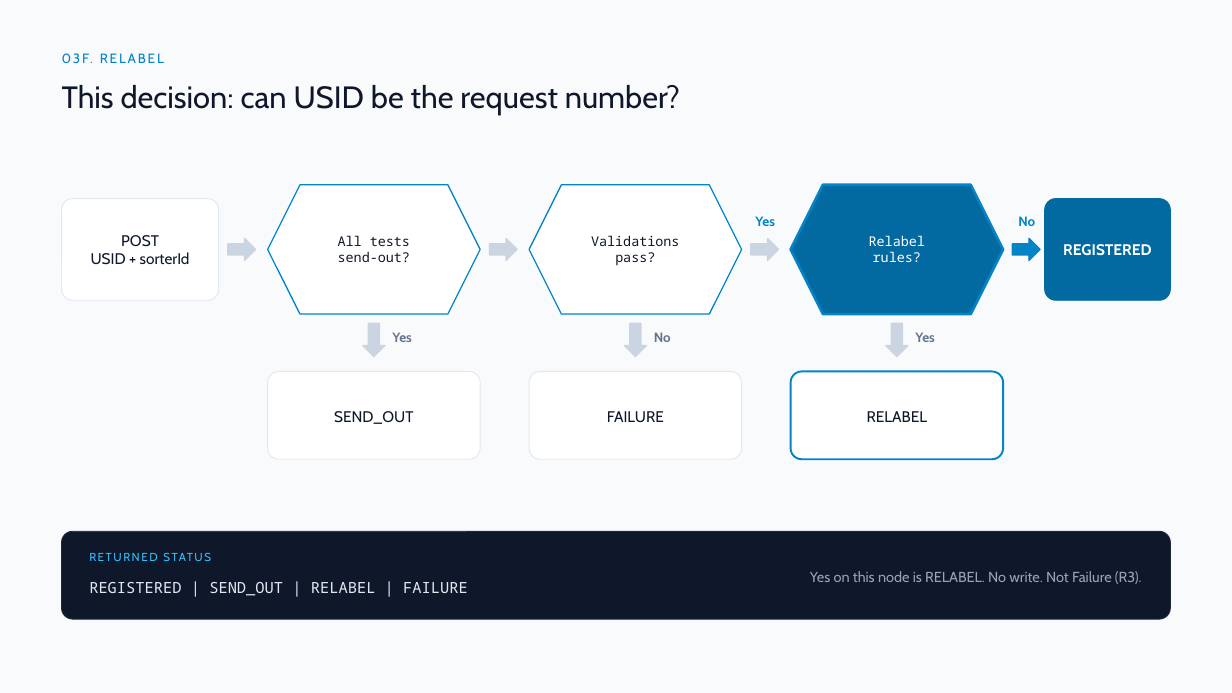
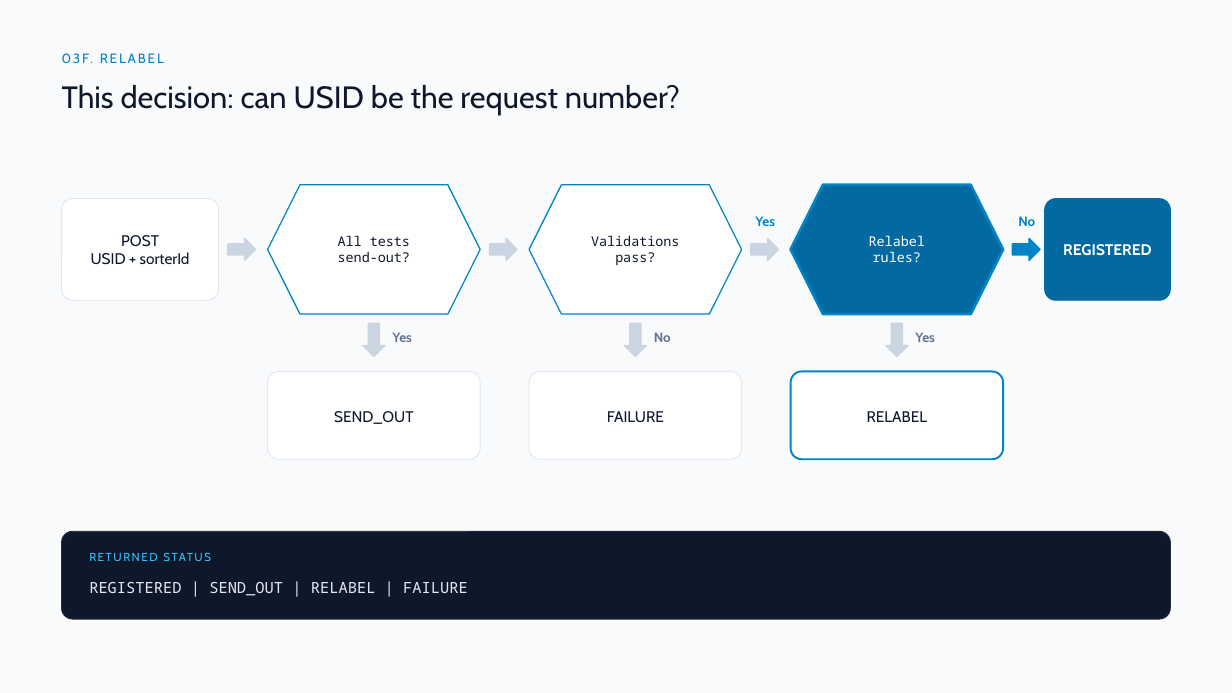
Before and after one commit to DragonChong/HA-Notes, a slide deck: slide 11 of SDLC/Projects/TMP-specimen-sorter-api — Specimen Sorter API/assets/Specimen Sorter API v3.pptx. Drawn at 1232x693 pixels with LibreOffice and Linux fonts; fonts in the diff are those of the drawing. Boxes give left, top, right and bottom in pixels: in the first picture for what was removed or moved away, otherwise in the second. Text is boxed around its words. In the diff, an @@ line names an element or a change of style, - is before the commit and + after.

```diff
--- a/SDLC/Projects/TMP-specimen-sorter-api — Specimen Sorter API/assets/Specimen Sorter API v3.pptx
+++ b/SDLC/Projects/TMP-specimen-sorter-api — Specimen Sorter API/assets/Specimen Sorter API v3.pptx
@@ text removed at (810,571,1142,584) @@
-Yes on this node is RELABEL. No write. Not Failure (R3).
```
Also in this commit, not shown: 6 other slides changed, 2 other files.
